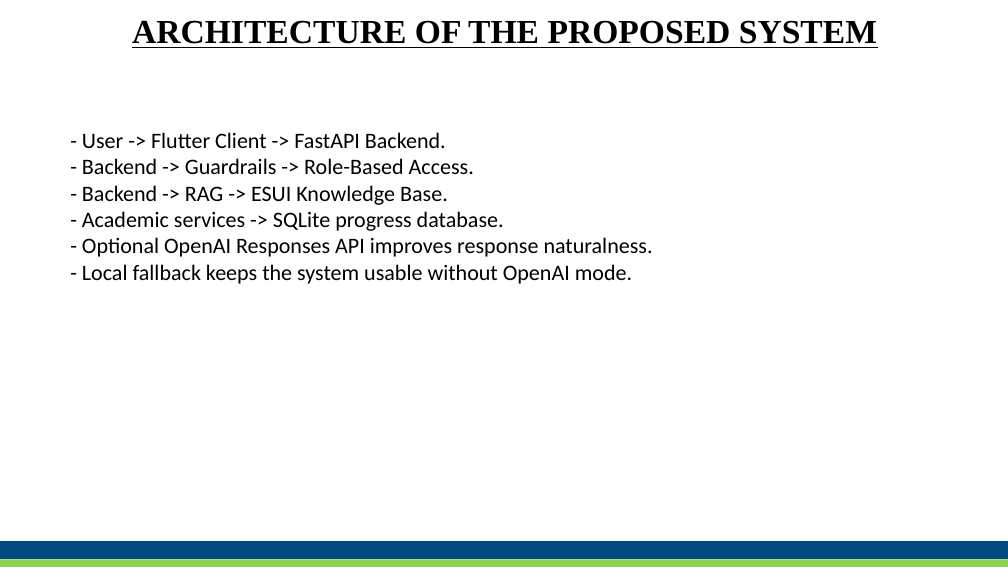
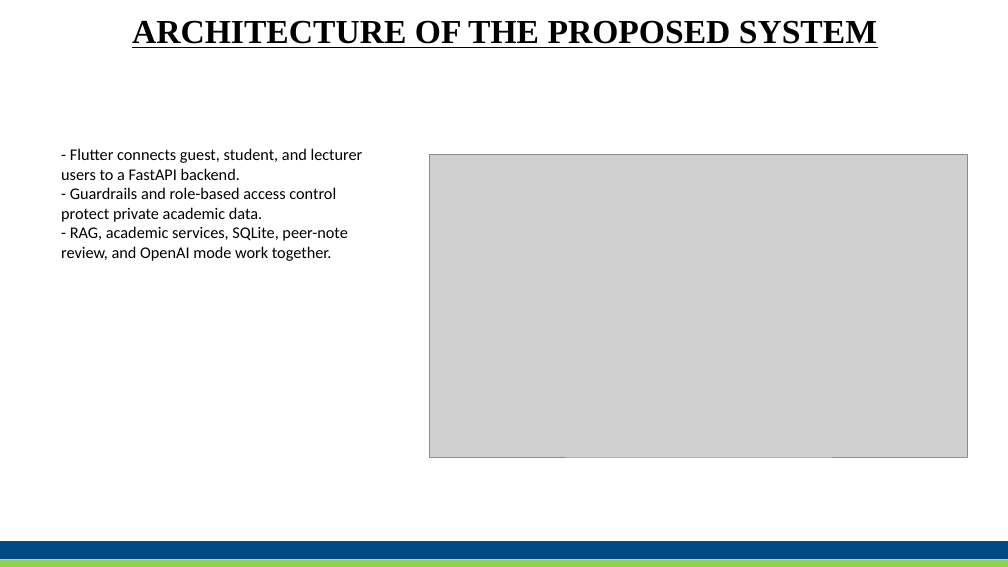
Before and after one commit to evieoshomahus-cloud/eve-esui-ai, a slide deck: slide 11 of project_docs/Eve_Defense_Presentation.pptx. Drawn at 1008x567 pixels with LibreOffice and Linux fonts; fonts in the diff are those of the drawing; grey boxes stand for pictures. Boxes give left, top, right and bottom in pixels: in the first picture for what was removed or moved away, otherwise in the second. Text is boxed around its words. In the diff, an @@ line names an element or a change of style, - is before the commit and + after.

Commit message:
Use report template and add system diagrams

```diff
--- a/project_docs/Eve_Defense_Presentation.pptx
+++ b/project_docs/Eve_Defense_Presentation.pptx
@@ text at box(61, 148, 363, 261): text changed; size 21 to 15.5 pt @@
-- User -> Flutter Client -> FastAPI Backend.
-- Backend -> Guardrails -> Role-Based Access.
-- Backend -> RAG -> ESUI Knowledge Base.
-- Academic services -> SQLite progress database.
-- Optional OpenAI Responses API improves response naturalness.
-- Local fallback keeps the system usable without OpenAI mode.
+- Flutter connects guest, student, and lecturer users to a FastAPI backend.
+- Guardrails and role-based access control protect private academic data.
+- RAG, academic services, SQLite, peer-note review, and OpenAI mode work together.
@@ picture added at box(430, 155, 968, 457) @@
```
Also in this commit, not shown: 2 other slides changed, 11 other files.
